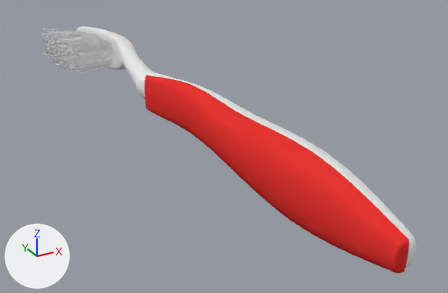
The Blender file Assets/Objects/Toothbrush_MPI01/Toothbrush_MPI01.blend, before and after one commit.
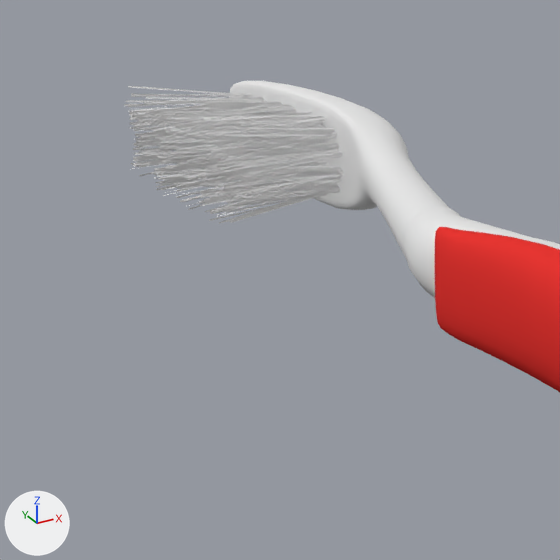
Each version appears first whole from a 50 mm lens placed at (-0.0478, -0.1096, 0.0466), pointed at (0.0062, -0.0114, -0.0025), and next in a close-up on the part from 0% to 42% of the width and 0% to 64% of the height. Arrows for +X, +Y and +Z are at lower left; the lights stay in place.

The first close-up shows 'toothbrush'.
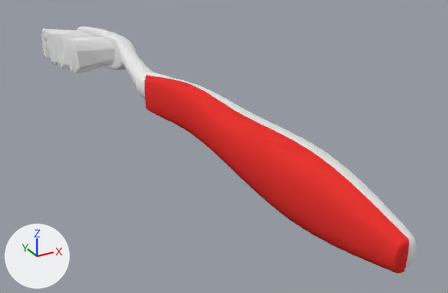
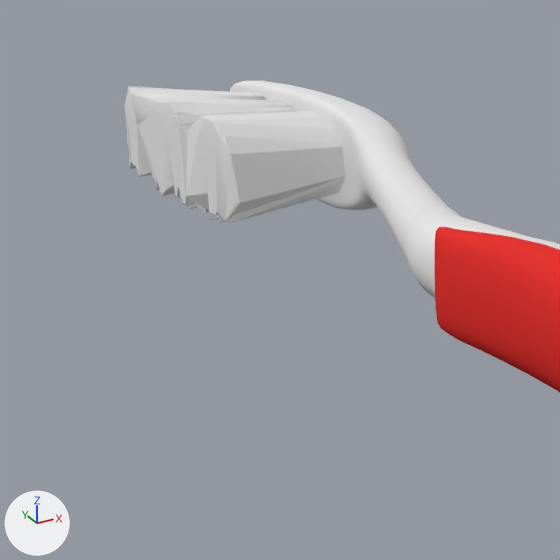
Pixel boxes (x1, y1, x2, y2) of what changed, in the close-ups (560 x 560 px):
```json
{"part": 1, "of": "me_toothbrush", "change": "deleted", "before": [129, 96, 342, 203]}
{"part": 2, "of": "me_toothbrush", "change": "cut back", "before": [124, 87, 344, 223], "after": [180, 106, 292, 126]}
```

Scene script edits in JSON lines:
```json
{"block": "me_toothbrush", "where": "# used by ob_toothbrush; location = (0.0, 0.0, 0.0); rotation_axis_angle = (2.062, -0.592, -0.564, -0.576)"}
{"op": "remove", "block": "me_toothbrush", "code": "me_toothbrush.from_pydata(...)  # 5356 vertices, 3109 faces; spans x -0.0008..0.012, y -0.012..0.0069, z -0.0664..0.0613"}
{"op": "add", "block": "me_toothbrush", "code": "me_toothbrush.from_pydata(...)  # 3992 vertices, 3391 faces; spans x -0.0008..0.012, y -0.012..0.0069, z -0.0664..0.0613"}
{"block": "me_toothbrush", "change": "me_toothbrush part 1: 126 loose pieces with 524 vertices, spanning x 0.0002..0.0083, y -0.012..0.003, z 0.0369..0.059, are deleted"}
{"block": "me_toothbrush", "change": "me_toothbrush part 2: 9 vertices moved within x 0.0027..0.0072, y -0.0088..0.0024, z 0.0386..0.0588; 840 vertices removed from x 0.0..0.0084, y -0.012..0.003, z 0.0365..0.059"}
```
